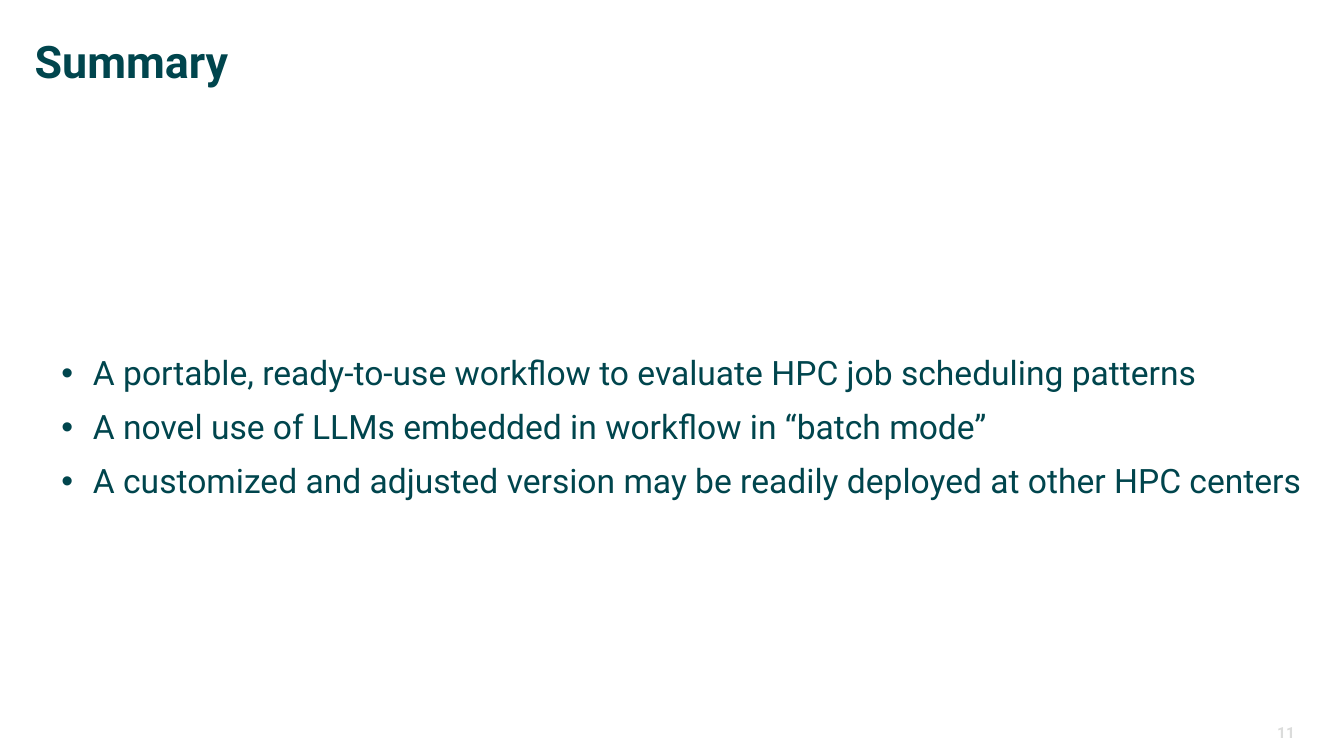
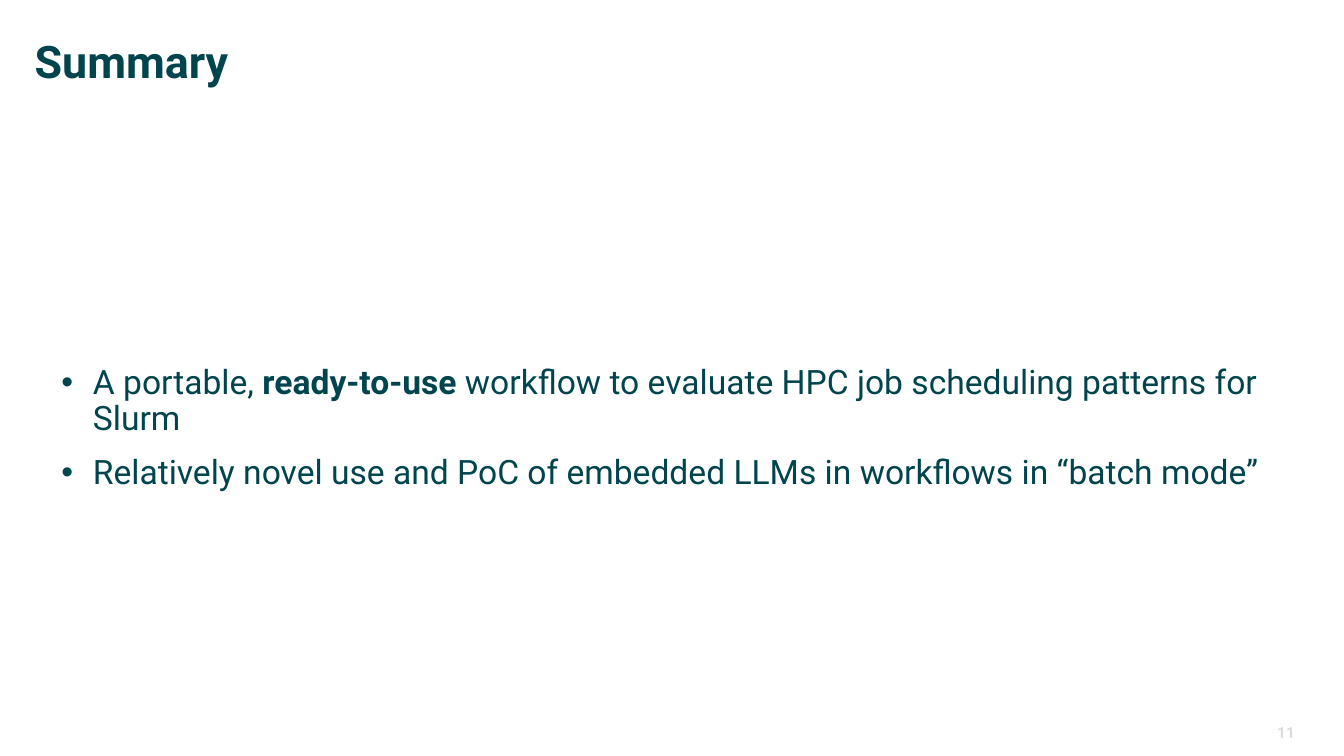
Before and after one commit to ketancmaheshwari/urgent-computing-sched, a slide deck: slide 11 of wisdom-pres.pptx. Drawn at 1344x756 pixels with LibreOffice and Linux fonts; fonts in the diff are those of the drawing; background and template pictures are left out. Boxes give left, top, right and bottom in pixels: in the first picture for what was removed or moved away, otherwise in the second. Text is boxed around its words. In the diff, an @@ line names an element or a change of style, - is before the commit and + after.

```diff
--- a/wisdom-pres.pptx
+++ b/wisdom-pres.pptx
@@ text at box(93, 368, 1258, 491): text changed @@
-• A portable, ready-to-use workflow to evaluate HPC job scheduling patterns
-• A novel use of LLMs embedded in workflow in “batch mode”
-• A customized and adjusted version may be readily deployed at other HPC centers
+• A portable, ready-to-use workflow to evaluate HPC job scheduling patterns for Slurm
+• Relatively novel use and PoC of embedded LLMs in workflows in “batch mode”
```
Also in this commit, not shown: 8 other slides changed.
